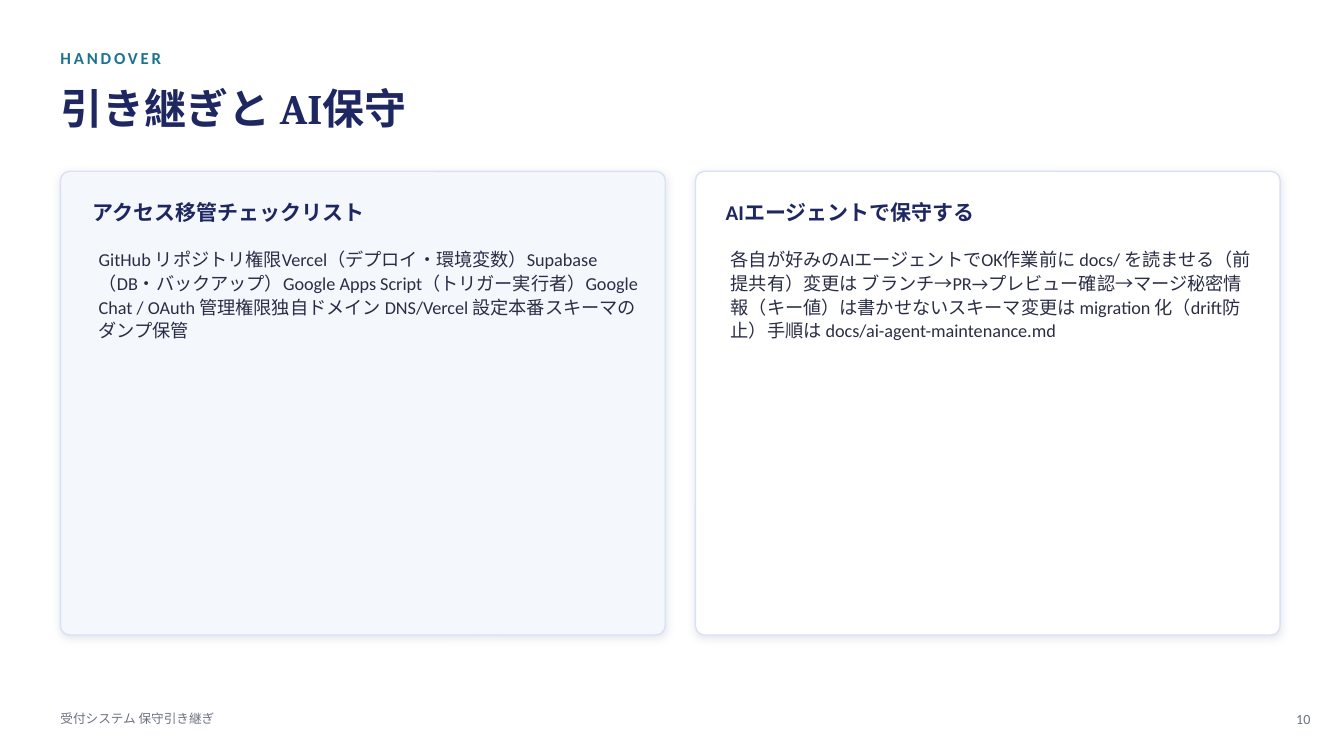
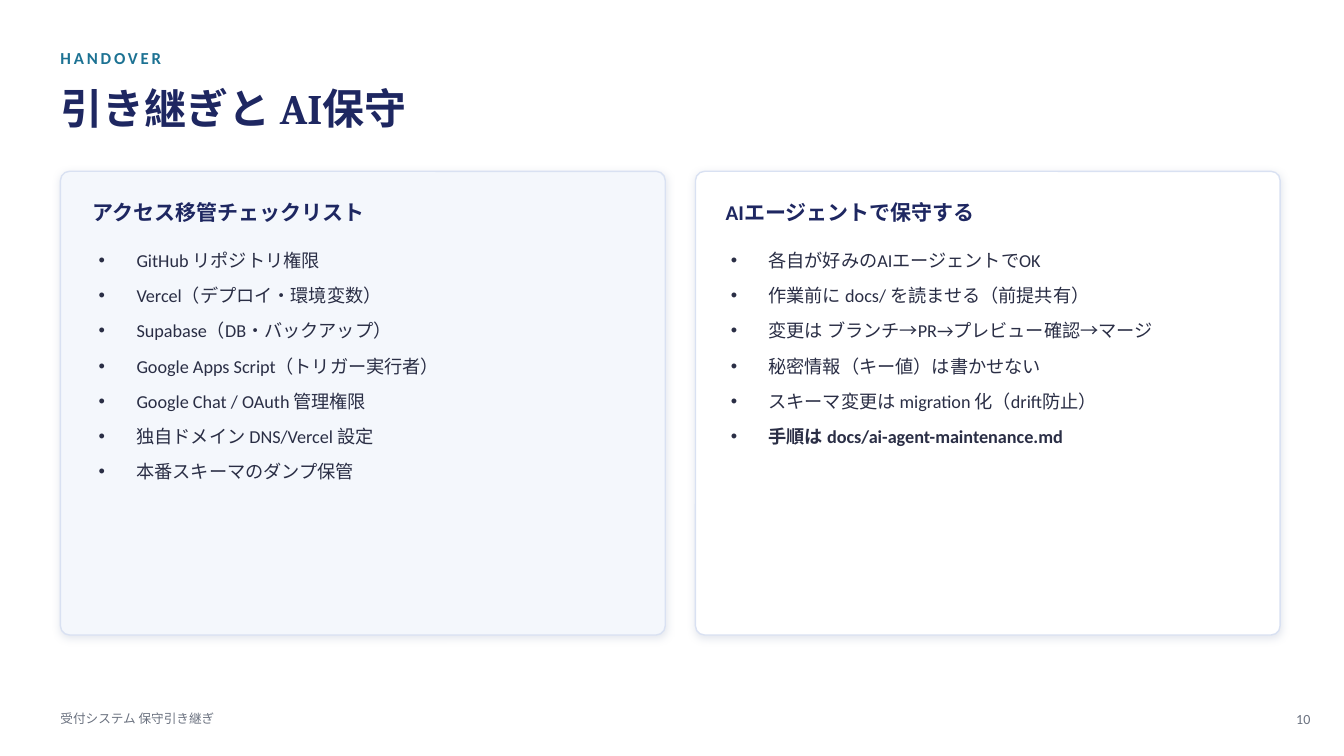
Before and after one commit to viva-eureka/reception-system, a slide deck: slide 10 of docs/受付システム_保守引き継ぎ.pptx. Drawn at 1344x756 pixels with LibreOffice and Linux fonts; fonts in the diff are those of the drawing. Boxes give left, top, right and bottom in pixels: in the first picture for what was removed or moved away, otherwise in the second. Text is boxed around its words. In the diff, an @@ line names an element or a change of style, - is before the commit and + after.

```diff
--- a/docs/受付システム_保守引き継ぎ.pptx
+++ b/docs/受付システム_保守引き継ぎ.pptx
@@ text at [137,251,439,480]: text changed @@
-GitHub リポジトリ権限Vercel（デプロイ・環境変数）Supabase（DB・バックアップ）Google Apps Script（トリガー実行者）Google Chat / OAuth 管理権限独自ドメイン DNS/Vercel 設定本番スキーマのダンプ保管
+• GitHub リポジトリ権限
+• Vercel（デプロイ・環境変数）
+• Supabase（DB・バックアップ）
+• Google Apps Script（トリガー実行者）
+• Google Chat / OAuth 管理権限
+• 独自ドメイン DNS/Vercel 設定
+• 本番スキーマのダンプ保管
@@ text at [769,251,1153,446]: text changed @@
-各自が好みのAIエージェントでOK作業前に docs/ を読ませる（前提共有）変更は ブランチ→PR→プレビュー確認→マージ秘密情報（キー値）は書かせないスキーマ変更は migration 化（drift防止）手順は docs/ai-agent-maintenance.md
+• 各自が好みのAIエージェントでOK
+• 作業前に docs/ を読ませる（前提共有）
+• 変更は ブランチ→PR→プレビュー確認→マージ
+• 秘密情報（キー値）は書かせない
+• スキーマ変更は migration 化（drift防止）
+• 手順は docs/ai-agent-maintenance.md
```
Also in this commit, not shown: 6 other slides changed.
